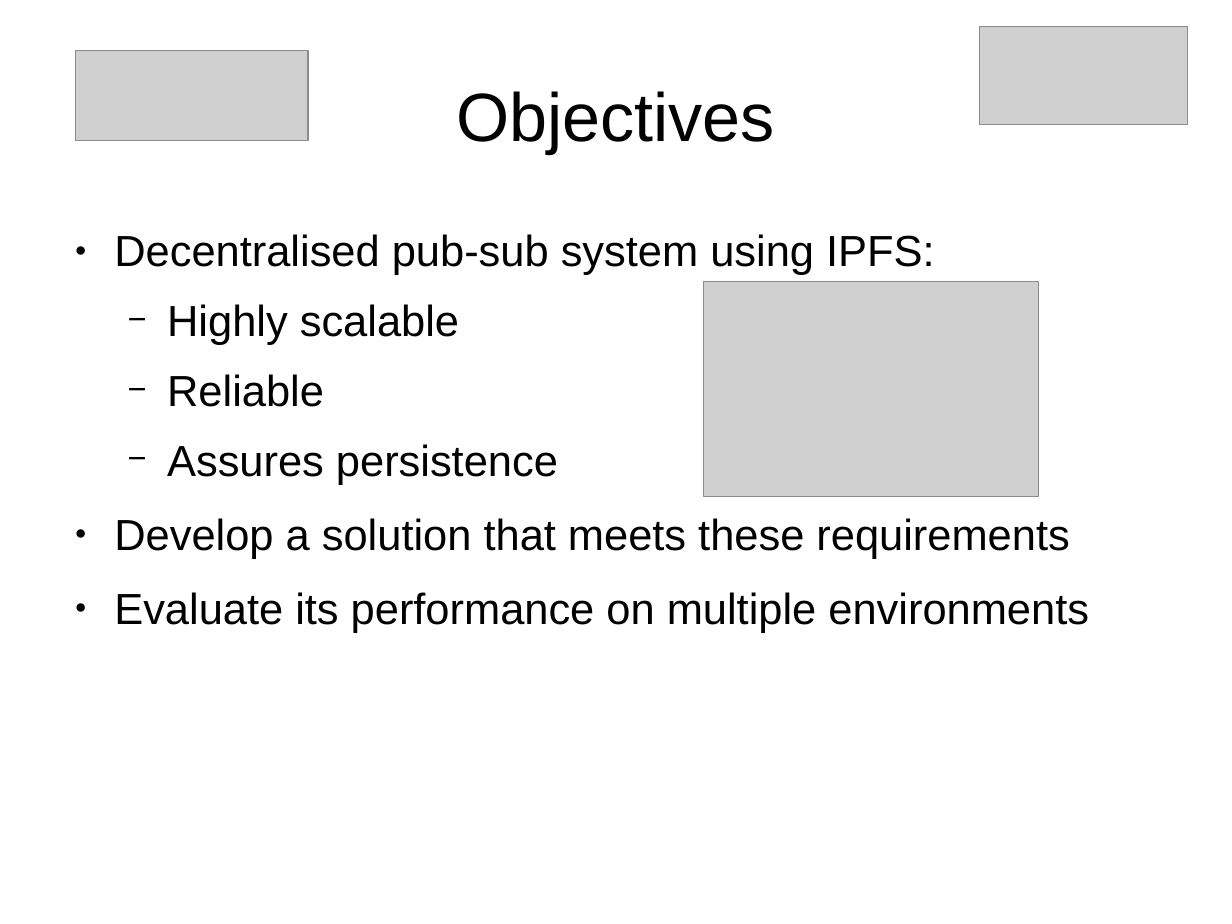
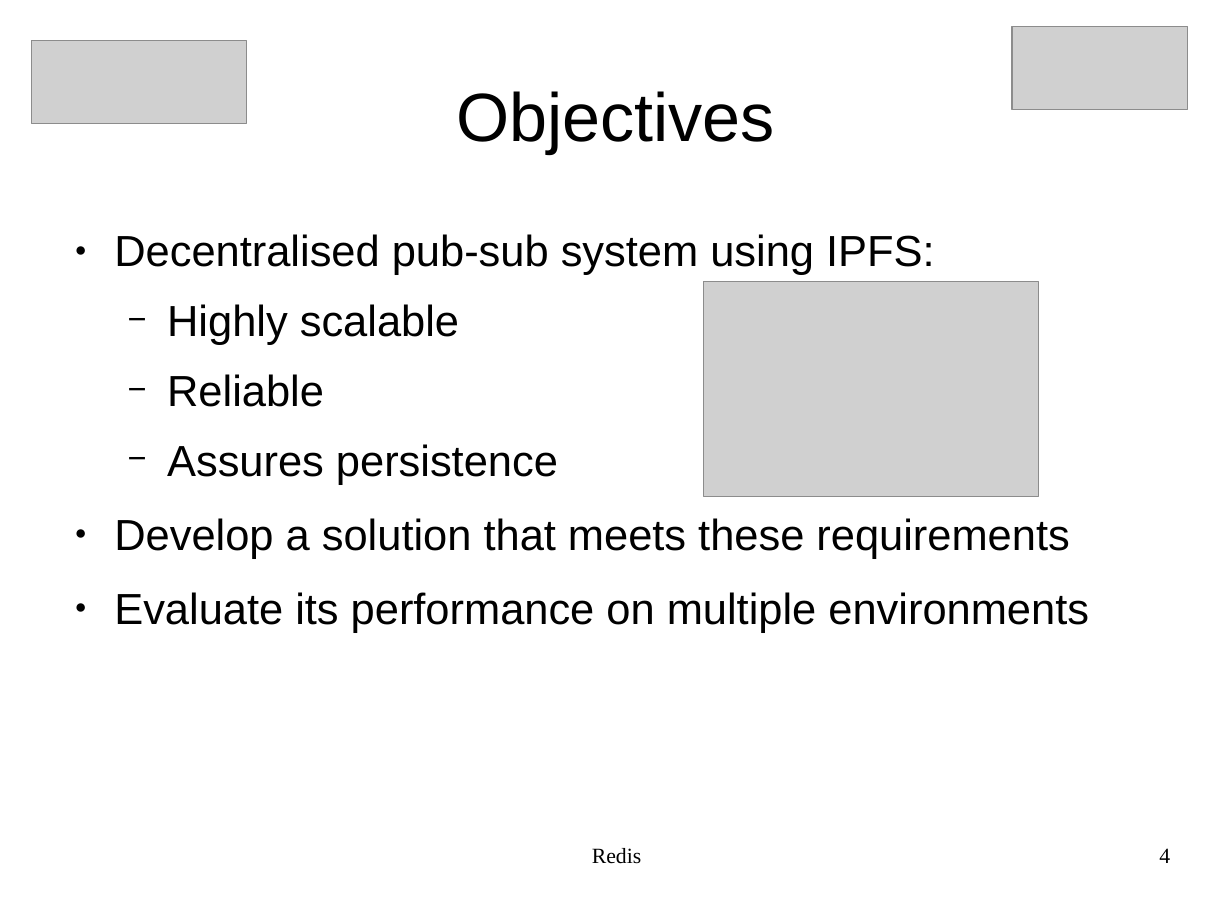
Before and after one commit to JGAntunes/pulsarcast, a slide deck: slide 4 of project-report/presentation.odp. Drawn at 1232x924 pixels with LibreOffice and Linux fonts; fonts in the diff are those of the drawing; grey boxes stand for pictures. Boxes give left, top, right and bottom in pixels: in the first picture for what was removed or moved away, otherwise in the second. Text is boxed around its words. In the diff, an @@ line names an element or a change of style, - is before the commit and + after.

```diff
--- a/project-report/presentation.odp
+++ b/project-report/presentation.odp
@@ picture: place and size @@
-picture at bbox=[979, 27, 1188, 125]
+picture at bbox=[1013, 27, 1190, 110]
@@ picture: place and size @@
-picture at bbox=[75, 50, 307, 141]
+picture at bbox=[31, 40, 246, 124]
@@ text added at bbox=[592, 848, 642, 864], 14 pt, text #000000 @@
+Redis
@@ page number added at bbox=[1159, 848, 1170, 863], 14 pt, text #000000 @@
+4
```
Also in this commit, not shown: 2 other slides changed, 8 slides added, 1 slide removed.
